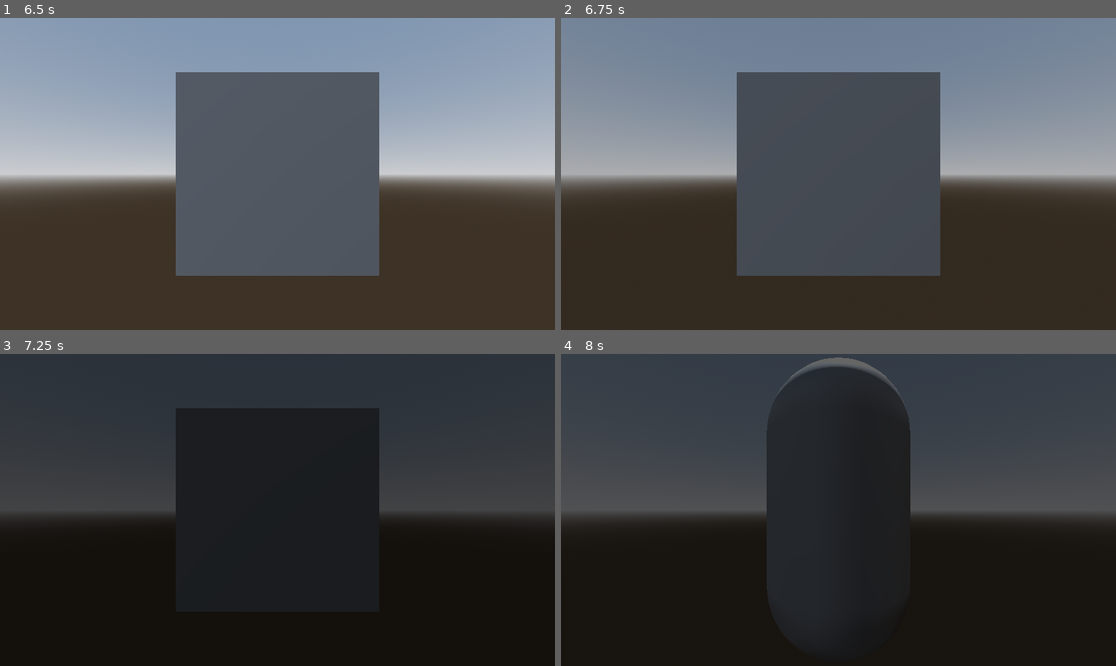
Above: before the commit, frames 1-4 (two rows, left to right).
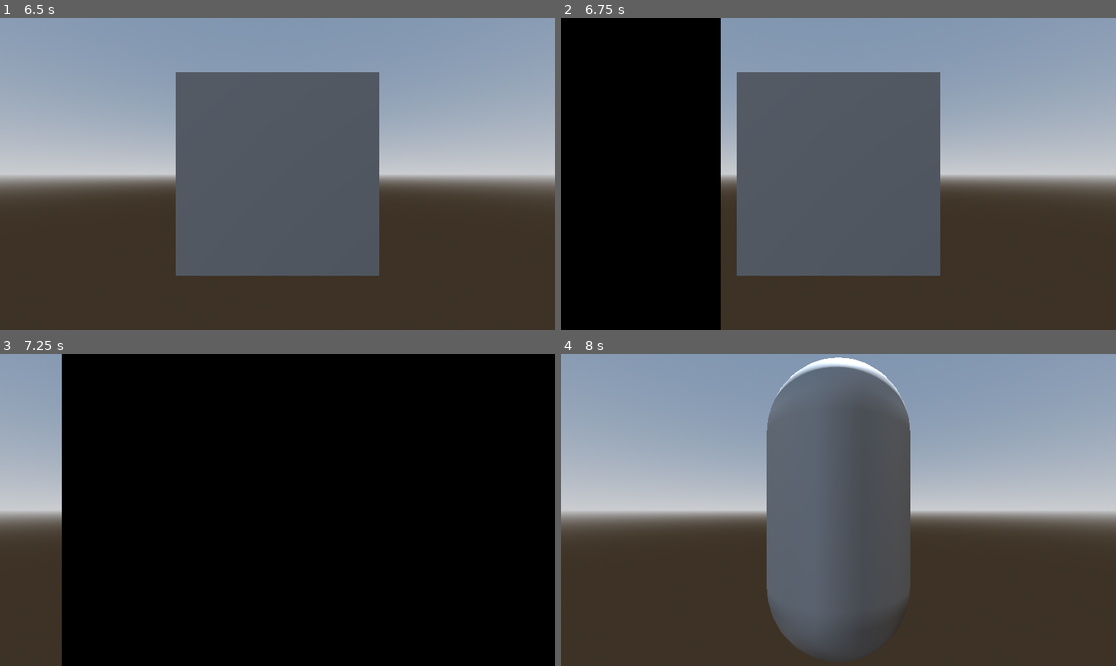
Above: after the commit, the same moments.

Repository: TheBossOfGaming/Scene-Manager
Game: Godot game, scene res://Scenes/splash_screens.tscn
Same seed, same stepped clock (60 frames per second), same inputs: the game is played once before the commit and once after it.
Inputs:
- Up to frame 1 (6.5 s): tap Enter at 0.5, 3.5, 5 s; tap Space at 2.75, 4.25 s
- Up to frame 2 (6.75 s): tap Space at 6.5 s
- Up to frame 3 (7.25 s): no input
- Up to frame 4 (8 s): no input

Frame 1 is identical in both runs. In frame 2, 53% of the frame differs, in the area x 0-100%, y 0-100%; in frame 3, 71%; in frame 4, 100%.

Commit message:
very tiny changes with a new transition type
Added a new transition and a new const variable so that way I can have auto complete transition types so i won't have to make sure I spell it right every single time.

Diff:
--- a/Scenes/Transitions/LoadingScreen.tscn
+++ b/Scenes/Transitions/LoadingScreen.tscn
@@ -19,6 +19,59 @@
 "update": 0,
 "values": [Color(1, 1, 1, 1)]
 }
+tracks/1/type = "value"
+tracks/1/imported = false
+tracks/1/enabled = true
+tracks/1/path = NodePath("Panel:position")
+tracks/1/interp = 1
+tracks/1/loop_wrap = true
+tracks/1/keys = {
+"times": PackedFloat32Array(0),
+"transitions": PackedFloat32Array(1),
+"update": 0,
+"values": [Vector2(-1182, 0)]
+}
+
+[sub_resource type="Animation" id="Animation_s1n8j"]
+resource_name = "fade_from_black"
+tracks/0/type = "value"
+tracks/0/imported = false
+tracks/0/enabled = true
+tracks/0/path = NodePath("Panel:self_modulate")
+tracks/0/interp = 1
+tracks/0/loop_wrap = true
+tracks/0/keys = {
+"times": PackedFloat32Array(0.0333334, 1),
+"transitions": PackedFloat32Array(1, 1),
+"update": 0,
+"values": [Color(0, 0, 0, 1), Color(1, 1, 1, 0)]
+}
+tracks/1/type = "method"
+tracks/1/imported = false
+tracks/1/enabled = true
+tracks/1/path = NodePath(".")
+tracks/1/interp = 1
+tracks/1/loop_wrap = true
+tracks/1/keys = {
+"times": PackedFloat32Array(1),
+"transitions": PackedFloat32Array(1),
+"values": [{
+"args": [],
+"method": &"Transition_From_Done"
+}]
+}
+tracks/2/type = "value"
+tracks/2/imported = false
+tracks/2/enabled = true
+tracks/2/path = NodePath("Panel:position")
+tracks/2/interp = 1
+tracks/2/loop_wrap = true
+tracks/2/keys = {
+"times": PackedFloat32Array(0),
+"transitions": PackedFloat32Array(1),
+"update": 0,
+"values": [Vector2(0, 0)]
+}
 
 [sub_resource type="Animation" id="Animation_63eoh"]
 resource_name = "fade_to_black"
@@ -48,41 +101,110 @@
 "method": &"Transition_To_Done"
 }]
 }
-
-[sub_resource type="Animation" id="Animation_s1n8j"]
-resource_name = "fade_from_black"
-tracks/0/type = "value"
-tracks/0/imported = false
-tracks/0/enabled = true
-tracks/0/path = NodePath("Panel:self_modulate")
-tracks/0/interp = 1
-tracks/0/loop_wrap = true
-tracks/0/keys = {
-"times": PackedFloat32Array(0.0333334, 1),
-"transitions": PackedFloat32Array(1, 1),
-"update": 0,
-"values": [Color(0, 0, 0, 1), Color(1, 1, 1, 0)]
-}
-tracks/1/type = "method"
-tracks/1/imported = false
-tracks/1/enabled = true
-tracks/1/path = NodePath(".")
-tracks/1/interp = 1
-tracks/1/loop_wrap = true
-tracks/1/keys = {
-"times": PackedFloat32Array(1),
+tracks/2/type = "value"
+tracks/2/imported = false
+tracks/2/enabled = true
+tracks/2/path = NodePath("Panel:position")
+tracks/2/interp = 1
+tracks/2/loop_wrap = true
+tracks/2/keys = {
+"times": PackedFloat32Array(0),
+"transitions": PackedFloat32Array(1),
+"update": 0,
+"values": [Vector2(0, 0)]
+}
+
+[sub_resource type="Animation" id="Animation_g460i"]
+resource_name = "swipe_to_left"
+length = 0.6
+tracks/0/type = "value"
+tracks/0/imported = false
+tracks/0/enabled = true
+tracks/0/path = NodePath("Panel:position")
+tracks/0/interp = 1
+tracks/0/loop_wrap = true
+tracks/0/keys = {
+"times": PackedFloat32Array(0, 0.6),
+"transitions": PackedFloat32Array(1, 1),
+"update": 0,
+"values": [Vector2(-1182, 0), Vector2(0, 0)]
+}
+tracks/1/type = "method"
+tracks/1/imported = false
+tracks/1/enabled = true
+tracks/1/path = NodePath(".")
+tracks/1/interp = 1
+tracks/1/loop_wrap = true
+tracks/1/keys = {
+"times": PackedFloat32Array(0.6),
+"transitions": PackedFloat32Array(1),
+"values": [{
+"args": [],
+"method": &"Transition_To_Done"
+}]
+}
+tracks/2/type = "value"
+tracks/2/imported = false
+tracks/2/enabled = true
+tracks/2/path = NodePath("Panel:self_modulate")
+tracks/2/interp = 1
+tracks/2/loop_wrap = true
+tracks/2/keys = {
+"times": PackedFloat32Array(0),
+"transitions": PackedFloat32Array(1),
+"update": 0,
+"values": [Color(0, 0, 0, 1)]
+}
+
+[sub_resource type="Animation" id="Animation_vy5ga"]
+resource_name = "swipe_from_left"
+length = 0.6
+tracks/0/type = "value"
+tracks/0/imported = false
+tracks/0/enabled = true
+tracks/0/path = NodePath("Panel:position")
+tracks/0/interp = 1
+tracks/0/loop_wrap = true
+tracks/0/keys = {
+"times": PackedFloat32Array(0, 0.6),
+"transitions": PackedFloat32Array(1, 1),
+"update": 0,
+"values": [Vector2(0, 0), Vector2(1158, 0)]
+}
+tracks/1/type = "method"
+tracks/1/imported = false
+tracks/1/enabled = true
+tracks/1/path = NodePath(".")
+tracks/1/interp = 1
+tracks/1/loop_wrap = true
+tracks/1/keys = {
+"times": PackedFloat32Array(0.6),
 "transitions": PackedFloat32Array(1),
 "values": [{
 "args": [],
 "method": &"Transition_From_Done"
 }]
+}
+tracks/2/type = "value"
+tracks/2/imported = false
+tracks/2/enabled = true
+tracks/2/path = NodePath("Panel:self_modulate")
+tracks/2/interp = 1
+tracks/2/loop_wrap = true
+tracks/2/keys = {
+"times": PackedFloat32Array(0),
+"transitions": PackedFloat32Array(1),
+"update": 0,
+"values": [Color(0, 0, 0, 1)]
 }
 
 [sub_resource type="AnimationLibrary" id="AnimationLibrary_shlas"]
 _data = {
 &"RESET": SubResource("Animation_f51h4"),
 &"fade_from_black": SubResource("Animation_s1n8j"),
-&"fade_to_black": SubResource("Animation_63eoh")
+&"fade_to_black": SubResource("Animation_63eoh"),
+&"swipe_from_left": SubResource("Animation_vy5ga"),
+&"swipe_to_left": SubResource("Animation_g460i")
 }
 
 [node name="LoadingScreen" type="Control"]
@@ -99,6 +221,8 @@
 anchors_preset = 15
 anchor_right = 1.0
 anchor_bottom = 1.0
+offset_left = -1182.0
+offset_right = -1182.0
 grow_horizontal = 2
 grow_vertical = 2
 theme_override_styles/panel = SubResource("StyleBoxFlat_peav0")
--- a/Scripts/SceneManager.gd
+++ b/Scripts/SceneManager.gd
@@ -8,12 +8,13 @@
 #Actions that we can take#
 enum Actions {
 	DELETE,
-	HIDE
+	HIDE,
 }
 #All the Transitions we can do#
-enum Transitions {
-	FADETOBLACK,
-	PIXELDEATH,
+# Types of transitions here for easy auto completion #
+const TransitionsTypes : Dictionary[String, String] = {
+	FADETOBLACK = "fade_to_black",
+	SWIPETOLEFT = "swipe_to_left",
 }
 
 var hiddenScenes = []
@@ -25,25 +26,11 @@
 # Finishes the transition (Fires LoadCompleted)
 # Management done
 
-func addLoadingScreen(transitionsType) -> void:
+func ChangeScene(scene : PackedScene, PlaceNodeInHere : Node, PastScene : Node, Action : Actions, transition : String) -> void:
+	# Does the transition #
 	loadingScreen = LOADING_SCREEN.instantiate()
 	get_tree().root.add_child(loadingScreen)
-	loadingScreen.StartTransition(transitionsType)
-
-func LoadContent() -> void:
-	pass
-
-func ChangeScene(scene : PackedScene, PlaceNodeInHere : Node, PastScene : Node, Action : Actions, transition : Transitions) -> void:
-	# Does the transition #
-	match transition:
-		Transitions.FADETOBLACK:
-			var type = "fade_to_black"
-			addLoadingScreen(type)
-			print_debug("Sending Loading Screen Signal")
-		Transitions.PIXELDEATH:
-			var type = "fade_to_black"
-			addLoadingScreen(type)
-			print_debug("Sending Loading Screen Signal")
+	loadingScreen.StartTransition(transition)
 
 	await(loadingScreen.Transition_To_Finshed)
 
--- a/Scripts/splash_screens.gd
+++ b/Scripts/splash_screens.gd
@@ -25,7 +25,7 @@
 func startGame() -> void:
 	if started == false:
 		print("Started == false spawning world")
-		SceneManager.ChangeScene(FinishedLoadScene, get_tree().root, self, SceneManager.Actions.DELETE, SceneManager.Transitions.FADETOBLACK)
+		SceneManager.ChangeScene(FinishedLoadScene, get_tree().root, self, SceneManager.Actions.DELETE, SceneManager.TransitionsTypes.FADETOBLACK)
 		started = true
 	else:
 		print_debug("Game has already started")
--- a/Scripts/starting_area.gd
+++ b/Scripts/starting_area.gd
@@ -10,4 +10,4 @@
 	var loadedScene = PlayerScene.instantiate()
 	self.add_child(loadedScene)
 	await get_tree().create_timer(3.0).timeout # Pauses for 2 seconds
-	SceneManager.ChangeScene(newArea, self.get_parent(), self, SceneManager.Actions.HIDE, SceneManager.Transitions.PIXELDEATH)
+	SceneManager.ChangeScene(newArea, self.get_parent(), self, SceneManager.Actions.HIDE, SceneManager.TransitionsTypes.SWIPETOLEFT)
Not shown: 1 places in Scenes/Transitions/LoadingScreen.tscn that only renumber resources
